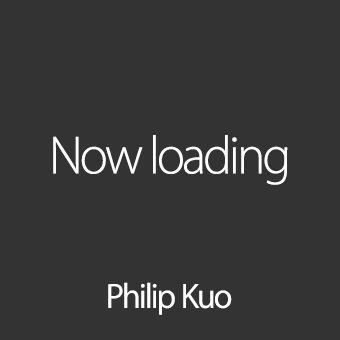
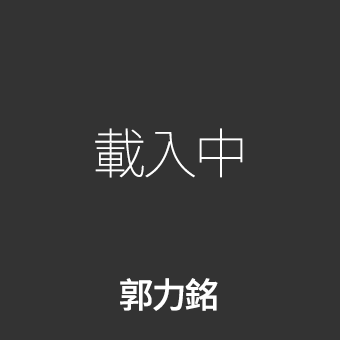
Layer changes from the first 340x340 image to the second:
renamed "Now loading" to "載入中", painted on it over [53, 128, 288, 185]
renamed "Philip Kuo" to "郭力銘", painted on it over [108, 278, 232, 315]
